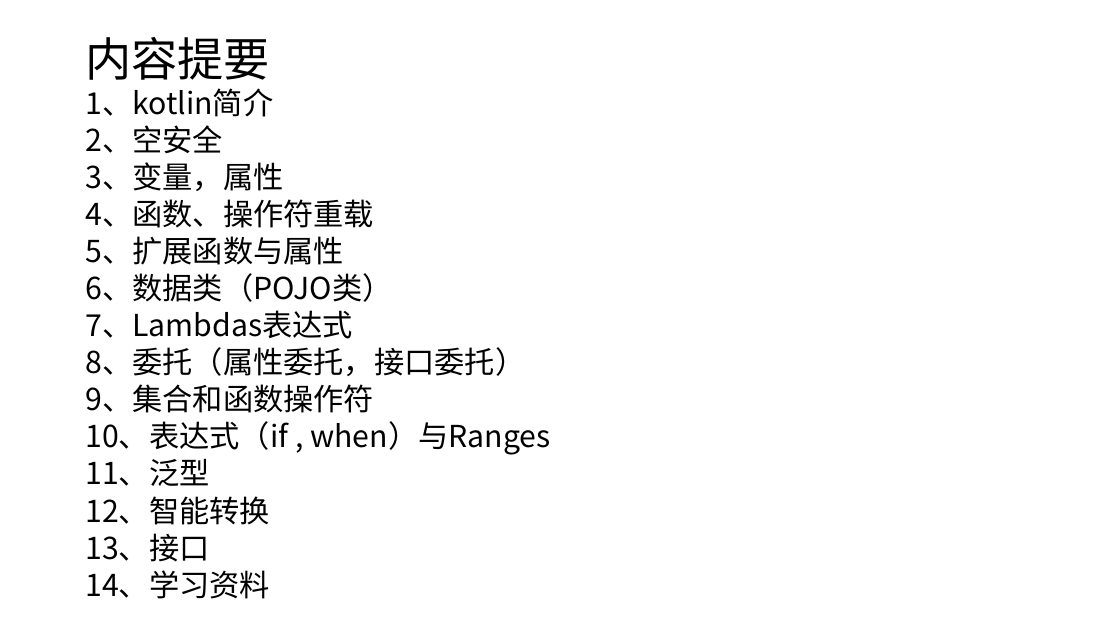
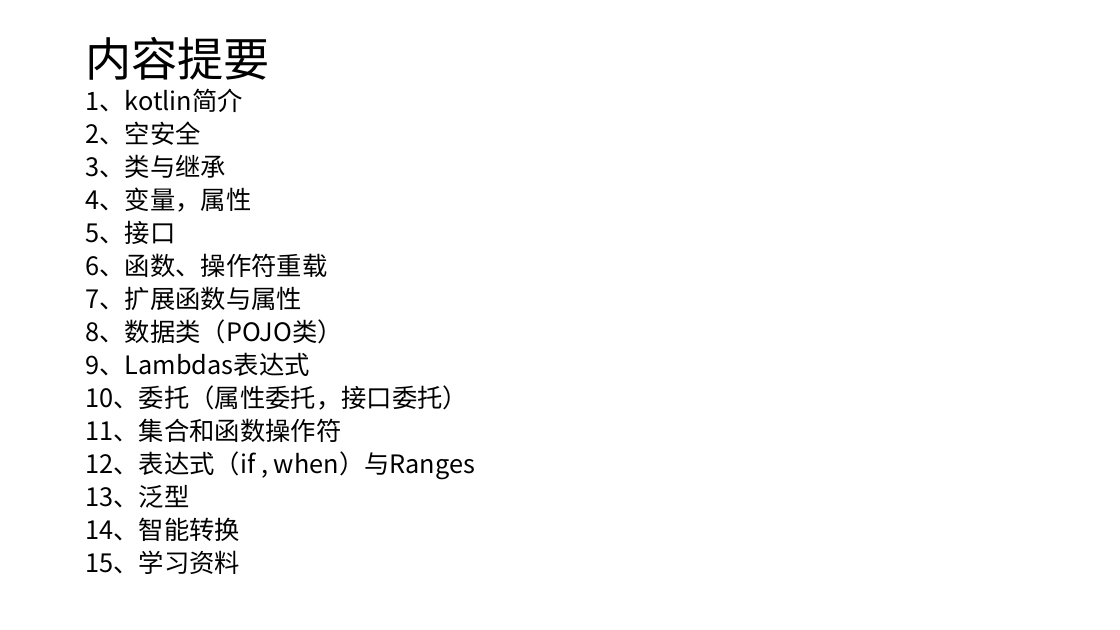
Before and after one commit to shenbibo/KotlinWeather, a slide deck: slide 2 of docs/初探kotlin.pptx. Drawn at 1120x630 pixels with LibreOffice and Linux fonts; fonts in the diff are those of the drawing. Boxes give left, top, right and bottom in pixels: in the first picture for what was removed or moved away, otherwise in the second. Text is boxed around its words. In the diff, an @@ line names an element or a change of style, - is before the commit and + after.

```diff
--- a/docs/初探kotlin.pptx
+++ b/docs/初探kotlin.pptx
@@ text at (x1=85, y1=88, x2=243, y2=145): size 25.9 to 21.7 pt in "1、kotlin简介", "2、空安全" @@
@@ text at (x1=85, y1=154, x2=475, y2=574): text changed; size 25.9 to 21.7 pt @@
-3、变量，属性
-4、函数、操作符重载
-5、扩展函数与属性
-6、数据类（POJO类）
-7、Lambdas表达式
-8、委托（属性委托，接口委托）
-9、集合和函数操作符
-10、表达式（if , when）与Ranges
-11、泛型
-12、智能转换
-13、接口
-14、学习资料
+3、类与继承
+4、变量，属性
+5、接口
+6、函数、操作符重载
+7、扩展函数与属性
+8、数据类（POJO类）
+9、Lambdas表达式
+10、委托（属性委托，接口委托）
+11、集合和函数操作符
+12、表达式（if , when）与Ranges
+13、泛型
+14、智能转换
+15、学习资料
```
Also in this commit, not shown: 1 other slide changed, 1 slide removed, 3 other files.
